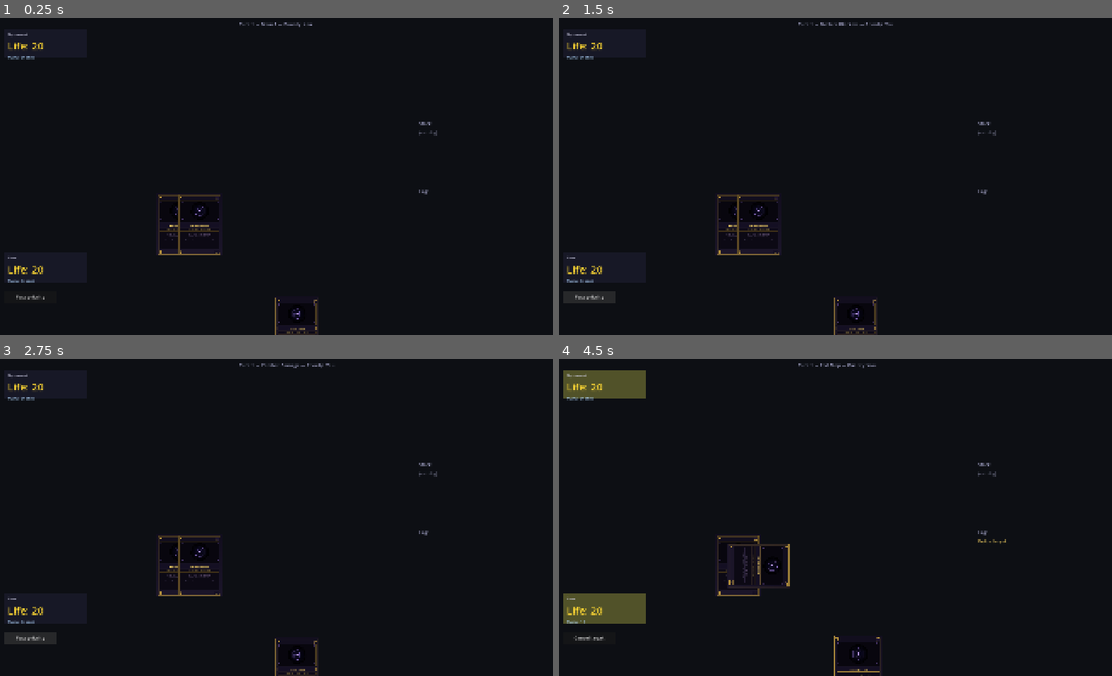
Above: before the commit, frames 1-4 (two rows, left to right).
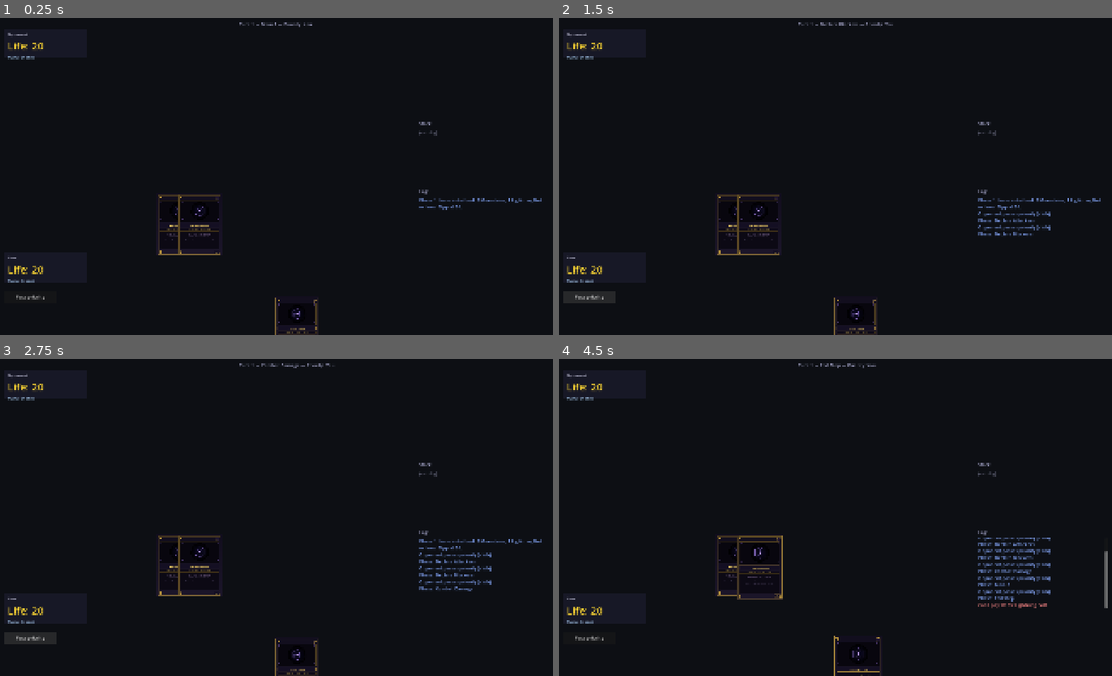
Above: after the commit, the same moments.

Repository: VoeJozzo/Magiclike
Game: Godot game, scene res://scenes/game/game_board.tscn
Two runs of this game, one before a commit and one after it. Both use one fixed random seed, a clock stepped at 60 frames per second and the inputs below.
Inputs (mouse positions are in pixels of both pictures, inside the frame that each line leads up to):
- Up to frame 1 (0.25 s): no input
- Up to frame 2 (1.5 s): click "Pass priority" at 0.5 s; click "Pass priority" at 1.25 s
- Up to frame 3 (2.75 s): click "Pass priority" at 2 s
- Up to frame 4 (4.5 s): tap Enter at 2.75 s; drag from (735, 565) to (890, 447) at 2.77 s; drag from (796, 527) to (807, 580) at 3.52 s; tap Space at 4.25 s; move the mouse to (857, 669) at 4.27 s; click (857, 669) at 4.42 s

The runs differ from the first frame. In frame 1, 0.2% of the frame differs, in the area x 75-98%, y 56-61%; in frame 2, 0.4%; in frame 3, 0.6%; in frame 4, 4.7%, in the area x 0-100%, y 3-89%.

Commit message:
Phase 1 UI fixes: tap rotation, log piping, shared dict bug
Three issues surfaced during the first manual play-through:

1. Tap rotation didn't visibly update. Setting card.rotation_degrees=90
   directly was being reset to 0 by card-framework's hover animation
   (which always tweens rotation toward deg_to_rad(0)). Fix: route tap
   state through BattlefieldZone._update_target_positions, which calls
   card.move(pos, deg_to_rad(90)) — the canonical pathway that survives
   hover transitions. game_board now calls update_card_ui() on the
   battlefield zones after every state change so positions and rotations
   refresh together.

2. Engine log lines weren't piped to the UI. EngineState is a
   RefCounted (no signals), and Engine never emitted log_appended.
   Fix: track _engine_log_seen on game_board and drain any new lines
   from state.log on each state_changed.

3. Both Mountains rotated when only one was tapped, and only one
   actually added mana. JsonCardFactory caches card_info dicts and hands
   the same Dictionary by reference to every visual sharing a card_id —
   so visual1.card_info["instance_id"] = X also overwrote visual2's iid.
   Fix: duplicate the dict before stamping per-instance data. Same shape
   as the JS prototype's "City of Brass extraManaColors" scar.

Manual play-through verified: tap Mountain (rotates), tap Mountain
(rotates), click Bolt (panels glow yellow), click opp panel (cast),
pass priority (resolves), opp life 20→17.

Co-Authored-By: Claude Opus 4.7 (1M context) <noreply@anthropic.com>

Diff:
--- a/scenes/game/game_board.gd
+++ b/scenes/game/game_board.gd
@@ -46,6 +46,11 @@
 # waiting for the player to choose a target.
 var _pending_cast_iid: int = -1
 
+# Number of engine-log lines we've already piped to the UI log. Tracked here
+# (rather than relying on a log_appended signal that EngineState's RefCounted
+# nature can't emit) so we can pull deltas on each state_changed.
+var _engine_log_seen: int = 0
+
 
 func _ready() -> void:
 	_build_ui()
@@ -213,7 +218,11 @@
 	if visual == null:
 		push_error("Failed to spawn visual for card_id=%s" % card_id)
 		return null
-	# Stamp the engine's instance_id onto the visual so we can round-trip.
+	# IMPORTANT: card-framework's JsonCardFactory caches card_info dicts and
+	# assigns the SAME Dictionary by reference to every visual sharing a
+	# card_id. We must duplicate before stamping per-instance data, or every
+	# Mountain ends up with the iid of whichever was spawned last.
+	visual.card_info = visual.card_info.duplicate()
 	visual.card_info["instance_id"] = inst.instance_id
 	_iid_to_visual[inst.instance_id] = visual
 	# Hook click handling. card-framework's _handle_mouse_pressed calls
@@ -248,6 +257,10 @@
 	_refresh_stack_display(s)
 	# Visual card sync
 	_sync_card_visuals(s)
+	# Drain new engine log lines into the UI log
+	while _engine_log_seen < s.log.size():
+		_log_local("[color=#88aaff]%s[/color]" % s.log[_engine_log_seen])
+		_engine_log_seen += 1
 
 
 func _refresh_stack_display(s: EngineState) -> void:
@@ -289,16 +302,16 @@
 			visual.visible = false
 			continue
 		visual.visible = true
-		var card: CardInstance = found.card
 		var target_zone: CardContainer = _zone_for(found.controller.key, found.zone_name)
 		if target_zone != null and visual.card_container != target_zone:
 			# Card moved zones — relocate it.
 			target_zone.move_cards([visual], -1, false)
-		# Apply tap state
-		if card != null and card.tapped:
-			visual.rotation_degrees = 90
-		elif card != null:
-			visual.rotation_degrees = 0
+	# Refresh layouts on zones whose cards' tap-state may have changed. This
+	# triggers _update_target_positions which reads tap state from the engine
+	# and passes the right rotation to card.move() — the canonical pathway
+	# that survives hover-animation interference.
+	_you_battlefield.update_card_ui()
+	_opp_battlefield.update_card_ui()
 
 
 func _zone_for(controller_key: String, zone_name: String) -> CardContainer:
--- a/scenes/zones/battlefield_zone.gd
+++ b/scenes/zones/battlefield_zone.gd
@@ -42,11 +42,26 @@
 	card_pressed.emit(card)
 
 
-# Layout: simple horizontal row.
+# Layout: simple horizontal row. Reads tap state from engine to pass the
+# correct rotation to card.move() — needed because Card's hover animation
+# tweens rotation to 0 every time the mouse enters, so we can't simply set
+# rotation_degrees=90 and have it stick. Going through the proper move()
+# pathway keeps rotation correct across hover transitions.
 func _update_target_positions() -> void:
 	var spacing: float = 70.0
+	# Spacing changes when cards are tapped (rotated 90°) — they take more
+	# horizontal room. For Phase 1 with at most 2 mountains, fixed spacing is fine.
 	for i in range(_held_cards.size()):
 		var card: Card = _held_cards[i]
 		var target_pos: Vector2 = position + Vector2(i * spacing, 0)
-		card.move(target_pos, 0)
+		var rotation_rad: float = 0.0
+		# Look up tap state from the rules engine via instance_id.
+		var iid: int = card.card_info.get("instance_id", -1)
+		if iid != -1:
+			var s = RulesEngine.state()
+			if s != null:
+				var found = s.find_instance(iid)
+				if found != null and found.card != null and found.card.tapped:
+					rotation_rad = deg_to_rad(90.0)
+		card.move(target_pos, rotation_rad)
 		card.can_be_interacted_with = true
